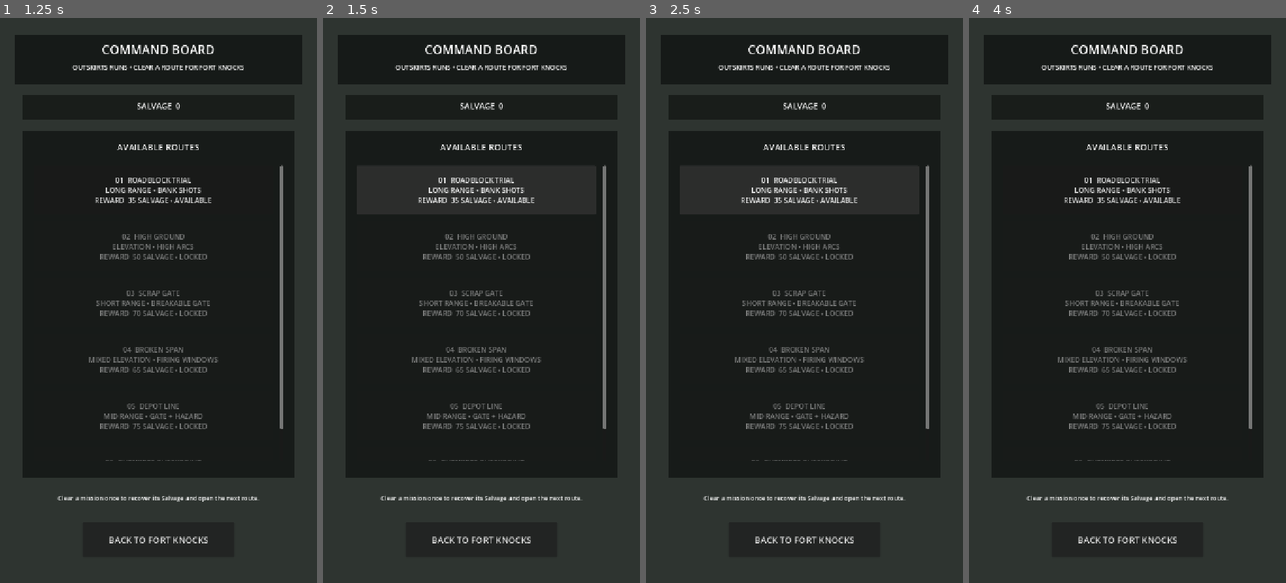
Above: before the commit, frames 1-4 (left to right).
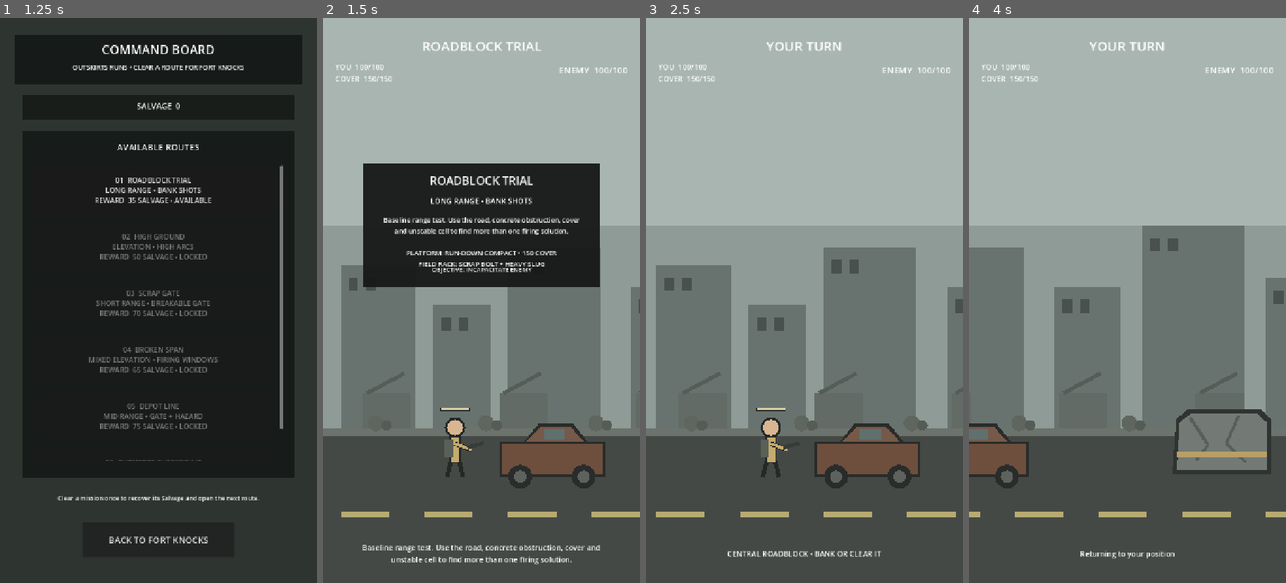
Above: after the commit, the same moments.

Repository: phantompixel-developer/FortKnocks
Game: Godot game, scene res://game/core/app.tscn
The game is run twice, just before and just after one commit, with the same random seed, the same clock (stepped at 60 frames per second) and the same inputs.
Inputs (mouse positions are in pixels of both pictures, inside the frame that each line leads up to):
- Up to frame 1 (1.25 s): click "COMMAND BOARD CHOOSE THE NEXT…" at 0.5 s
- Up to frame 2 (1.5 s): click "01 ROADBLOCK TRIAL LONG RANGE…" at 1.25 s
- Up to frame 3 (2.5 s): click (798, 187) at 2 s, where only the run before the commit has a clickable "01 ROADBLOCK TRIAL LONG RANGE…"
- Up to frame 4 (4 s): click (1121, 187) at 2.75 s, where only the run before the commit has a clickable "01 ROADBLOCK TRIAL LONG RANGE…"; move the mouse to (1197, 272) at 3.52 s; click (1197, 272) at 3.67 s

Frame 1 is identical in both runs. In frame 2, 70% of the frame differs, in the area x 0-100%, y 0-97%; in frame 3, 83%; in frame 4, 83%, in the area x 0-100%, y 0-96%.
Error before the commit: Invalid call to function 'prepare_for_campaign (via call)' in base 'Node2D (battle_controller.gd)'. Expected 3 argument(s). (res://game/core/app.gd:144)

Commit message:
feat: enforce campaign core-plus-specialist weapon rack

Diff:
--- a/game/battle/battle_controller.gd
+++ b/game/battle/battle_controller.gd
@@ -101,6 +101,7 @@
 var _prepared_mission: MissionDefinition
 var _player_platform: CombatPlatformDefinition
 var _player_module: PlatformModuleDefinition
+var _campaign_weapon_ids: Array[String] = []
 var _completion_emitted := false
 var _progression_reward := 0
 
@@ -131,12 +132,14 @@
 func prepare_for_campaign(
 	definition: MissionDefinition,
 	platform_definition: CombatPlatformDefinition,
-	module_definition: PlatformModuleDefinition = null
+	module_definition: PlatformModuleDefinition = null,
+	weapon_ids: Array[String] = []
 ) -> void:
 	_campaign_managed = true
 	_prepared_mission = definition
 	_player_platform = platform_definition
 	_player_module = module_definition
+	_campaign_weapon_ids = weapon_ids.duplicate()
 
 func set_progression_reward(amount: int) -> void:
 	_progression_reward = maxi(0, amount)
@@ -392,6 +395,8 @@
 func _select_weapon(definition: WeaponDefinition) -> void:
 	if phase != Phase.PLAYER_AIM or _dragging or _is_inspecting:
 		return
+	if not _is_weapon_allowed(definition):
+		return
 
 	_selected_weapon = definition
 	_aim_power = 0.0
@@ -427,15 +432,29 @@
 	scrap_bolt_button.button_pressed = _selected_weapon.id == "scrap_bolt"
 	heavy_slug_button.button_pressed = _selected_weapon.id == "heavy_slug"
 	shock_capsule_button.button_pressed = _selected_weapon.id == "shock_capsule"
+	_update_weapon_button_visibility()
+
+func _is_weapon_allowed(definition: WeaponDefinition) -> bool:
+	if definition == null:
+		return false
+	if not _campaign_managed or _campaign_weapon_ids.is_empty():
+		return true
+	return _campaign_weapon_ids.has(definition.id)
+
+func _update_weapon_button_visibility() -> void:
+	scrap_bolt_button.visible = _is_weapon_allowed(ScrapBolt as WeaponDefinition)
+	heavy_slug_button.visible = _is_weapon_allowed(HeavySlug as WeaponDefinition)
+	shock_capsule_button.visible = _is_weapon_allowed(ShockCapsule as WeaponDefinition)
 
 func _set_weapon_choice_ui_visible(is_visible: bool) -> void:
 	weapon_tray.visible = is_visible
 	weapon_info_card.visible = is_visible
 
 func _set_weapon_buttons_enabled(enabled: bool) -> void:
-	scrap_bolt_button.disabled = not enabled
-	heavy_slug_button.disabled = not enabled
-	shock_capsule_button.disabled = not enabled
+	_update_weapon_button_visibility()
+	scrap_bolt_button.disabled = not enabled or not _is_weapon_allowed(ScrapBolt as WeaponDefinition)
+	heavy_slug_button.disabled = not enabled or not _is_weapon_allowed(HeavySlug as WeaponDefinition)
+	shock_capsule_button.disabled = not enabled or not _is_weapon_allowed(ShockCapsule as WeaponDefinition)
 
 func _start_player_turn(show_enemy_preview: bool) -> void:
 	if _check_game_over():
@@ -961,6 +980,9 @@
 		]
 		if _player_module != null:
 			briefing += "\nUTILITY: %s" % _player_module.display_name.to_upper()
+		if _campaign_weapon_ids.size() >= 2:
+			var specialist := "HEAVY SLUG" if _campaign_weapon_ids.has("heavy_slug") else "SHOCK CAPSULE"
+			briefing += "\nFIELD RACK: SCRAP BOLT + %s" % specialist
 	mission_brief_text.text = briefing
 	mission_brief_objective.text = "OBJECTIVE: %s" % definition.objective_text
 	mission_brief_card.visible = true
